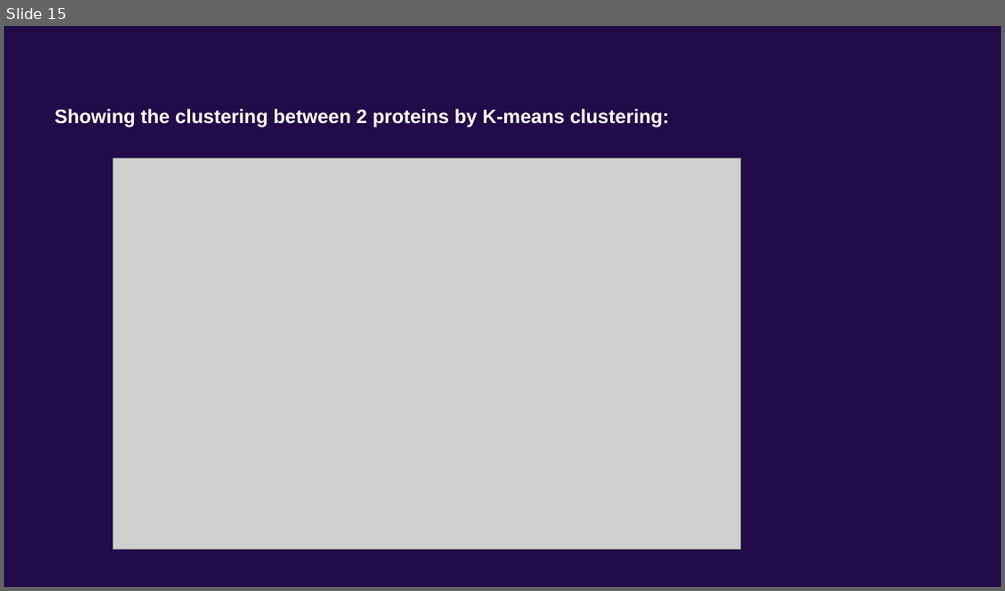
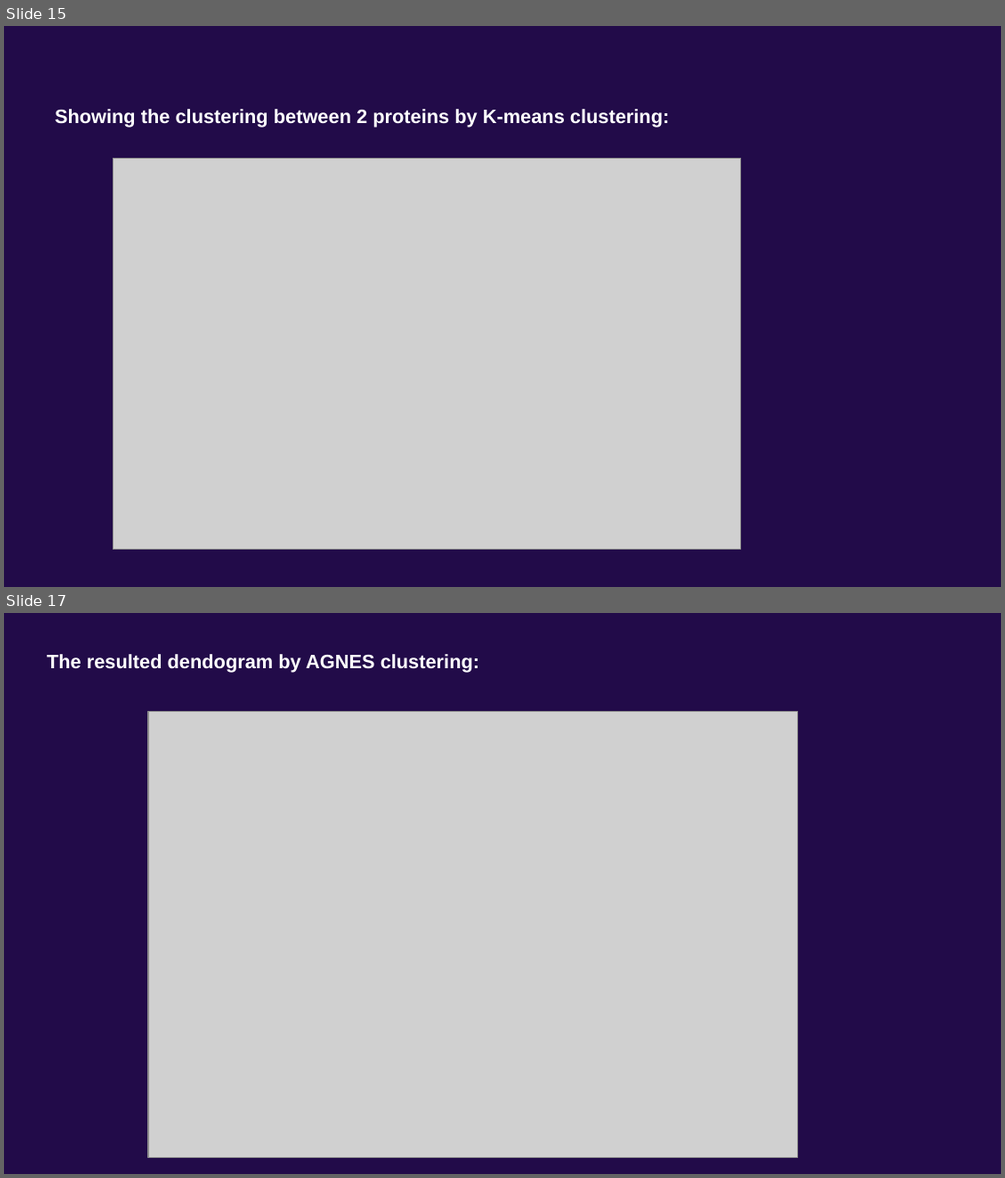
Before and after one commit to NurhandeAkyuz/Mice-Protein-Expression-Data-Analysis, a slide deck: Slides_data_mining_project2.pptx. Shown one above the other, each under a label of ours: slide 15 before the commit, slides 15 and 17 after it; the slides between them are not shown. The pictures are 1005x591 and 1005x1178 pixels, drawn with LibreOffice and Linux fonts; fonts in the diff are those of the drawing; grey boxes stand for pictures. Boxes give left, top, right and bottom in pixels: in the first picture for what was removed or moved away, otherwise in the second. Text is boxed around its words. In the diff, an @@ line names an element or a change of style, - is before the commit and + after.

Commit message:
agnes part is added

```diff
--- a/Slides_data_mining_project2.pptx
+++ b/Slides_data_mining_project2.pptx
@@ slide 17 added at <box>4,613,1001,1174</box>, background #220B49 @@
@@ text added at <box>47,654,479,672</box>, 14 pt, text #FFFFFF, bold @@
+The resulted dendogram by AGNES clustering:
@@ picture added at <box>148,711,798,1158</box> @@
```
Also in this commit, not shown: 23 other slides changed, 2 other slides added.
